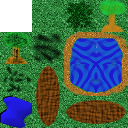
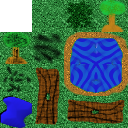
Layer changes from the first 128x128 image to the second:
renamed "detail copy" to "detail copy #1", painted on it over [66, 99, 126, 124]
painted on "detail" over [35, 66, 60, 126]
